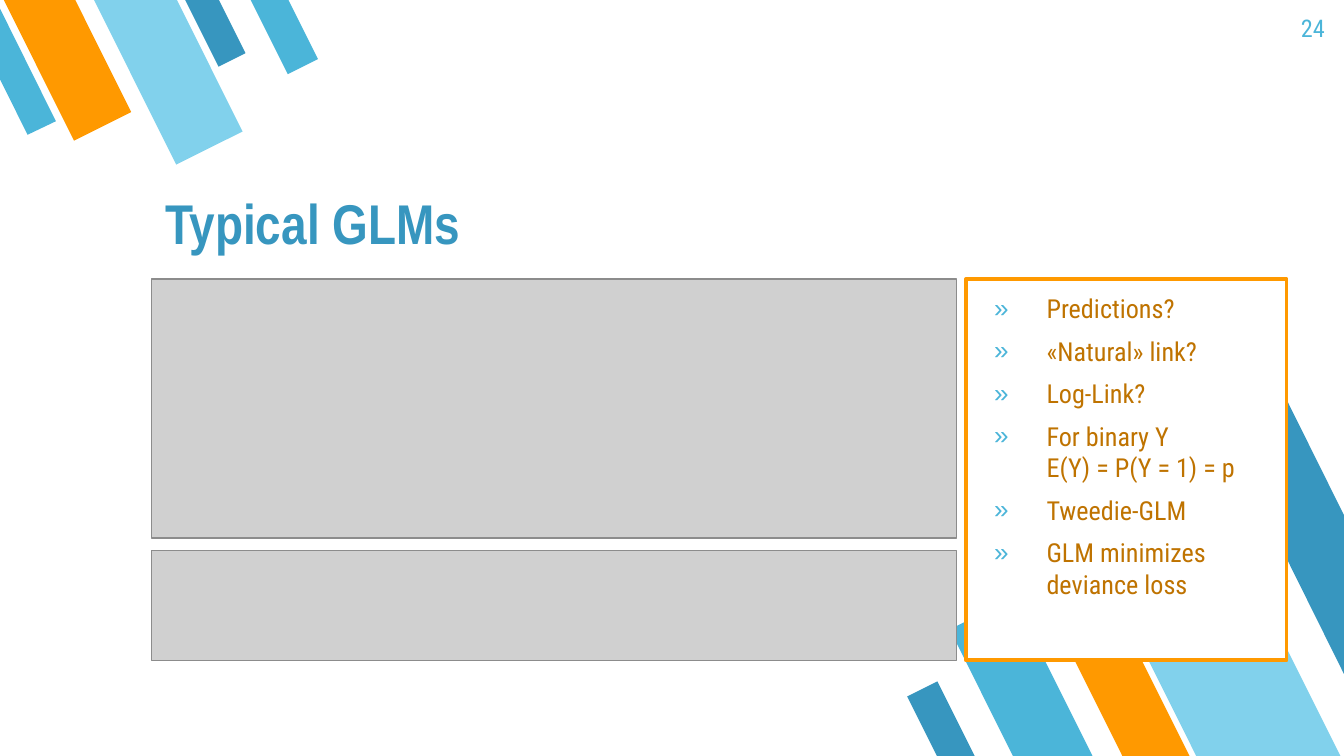
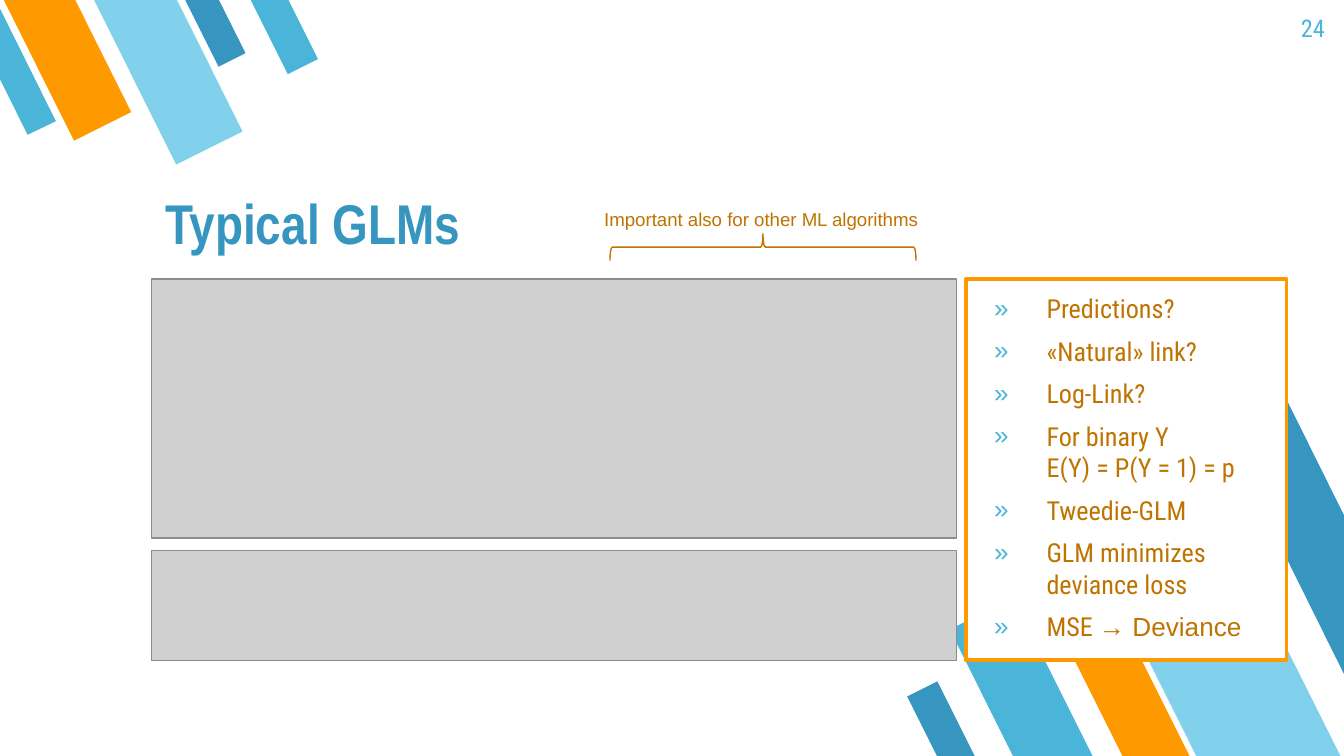
Before and after one commit to mayer79/ml_lecture, a slide deck: slide 24 of slides/ML_Lecture.pptx. Drawn at 1344x756 pixels with LibreOffice and Linux fonts; fonts in the diff are those of the drawing; grey boxes stand for pictures. Boxes give left, top, right and bottom in pixels: in the first picture for what was removed or moved away, otherwise in the second. Text is boxed around its words. In the diff, an @@ line names an element or a change of style, - is before the commit and + after.

```diff
--- a/slides/ML_Lecture.pptx
+++ b/slides/ML_Lecture.pptx
@@ text added at (604, 212, 918, 230), 10 pt, text #BF7300 @@
+Important also for other ML algorithms
@@ right brace added at (610, 234, 917, 261), outline #BF7300 0.75 pt @@
@@ text at (1047, 617, 1241, 637): paragraph added @@
+» MSE → Deviance
```
Also in this commit, not shown: 5 other slides changed, 1 other file.
